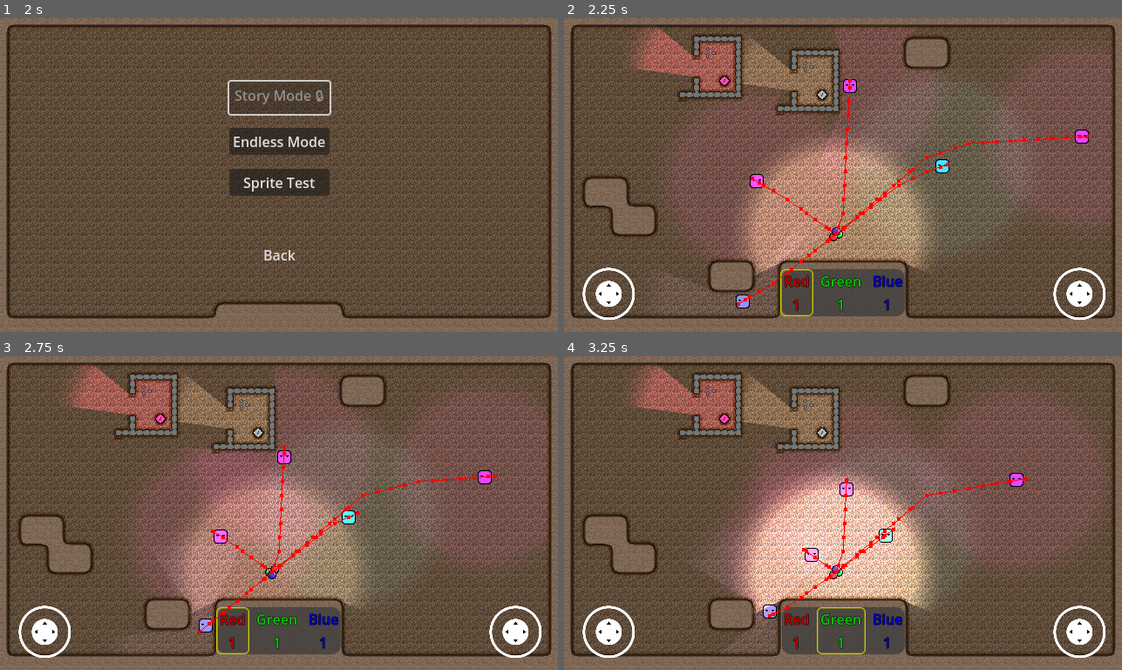
Above: before the commit, frames 1-4 (two rows, left to right).
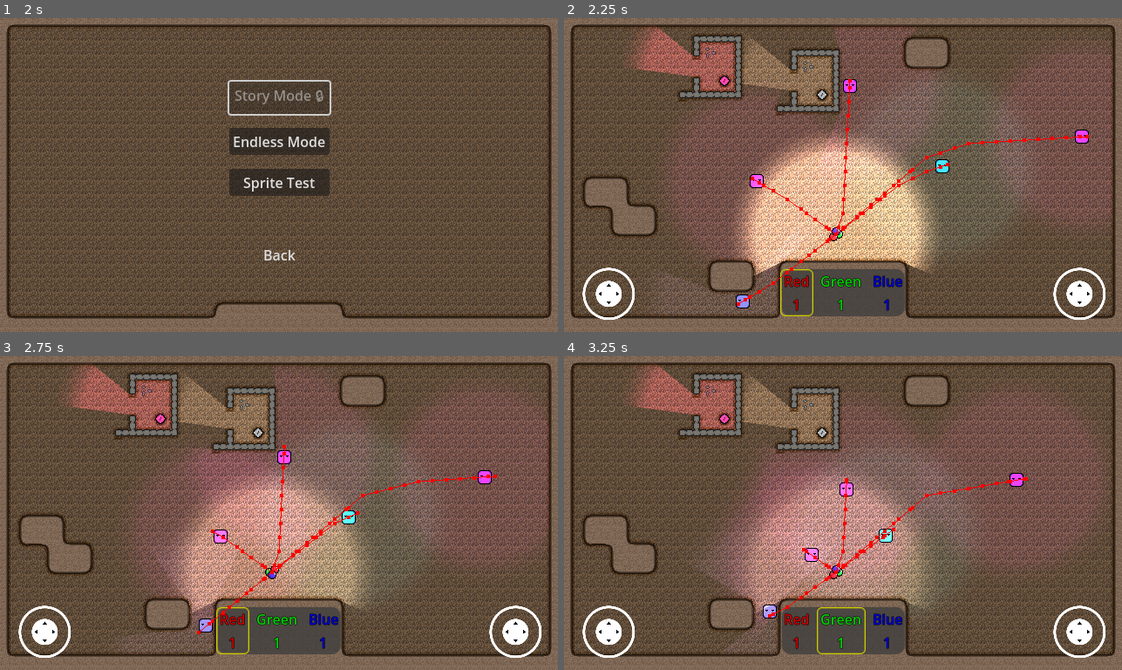
Above: after the commit, the same moments.

Repository: Degenerate-Games/shadows-below
Game: Godot game, scene res://scenes/menus/main_menu.tscn
Same seed, same stepped clock (60 frames per second), same inputs: the game is played once before the commit and once after it.
Inputs (mouse positions are in pixels of both pictures, inside the frame that each line leads up to):
- Up to frame 1 (2 s): click (279, 206) at 0.5 s; click (279, 206) at 1.25 s
- Up to frame 2 (2.25 s): click "Endless Mode" at 2 s
- Up to frame 3 (2.75 s): no input
- Up to frame 4 (3.25 s): move the mouse to (965, 497) at 2.77 s; hold L (mixing_ui_right) from 2.78 s (still down); click (965, 497) at 2.92 s

Frame 1 is identical in both runs. In frame 2, 10% of the frame differs, in the area x 31-66%, y 38-82%; in frame 3, 0.4%; in frame 4, 10%.

Commit message:
Switch pulse function to cosine so that the peaks line up with the edges of the timer not the middle

Diff:
--- a/scripts/player.gd
+++ b/scripts/player.gd
@@ -53,7 +53,7 @@
 	if not aura:
 		return
 	var timer_percentage = aura_pulse_timer.time_left / aura_pulse_timer.wait_time
-	var pulse = 1 + aura_pulse_speed * sin(timer_percentage * 2 * PI)
+	var pulse = 1 + aura_pulse_speed * cos(timer_percentage * 2 * PI)
 	aura.energy = base_aura_energy * pulse
 
 func damage_enemies():
